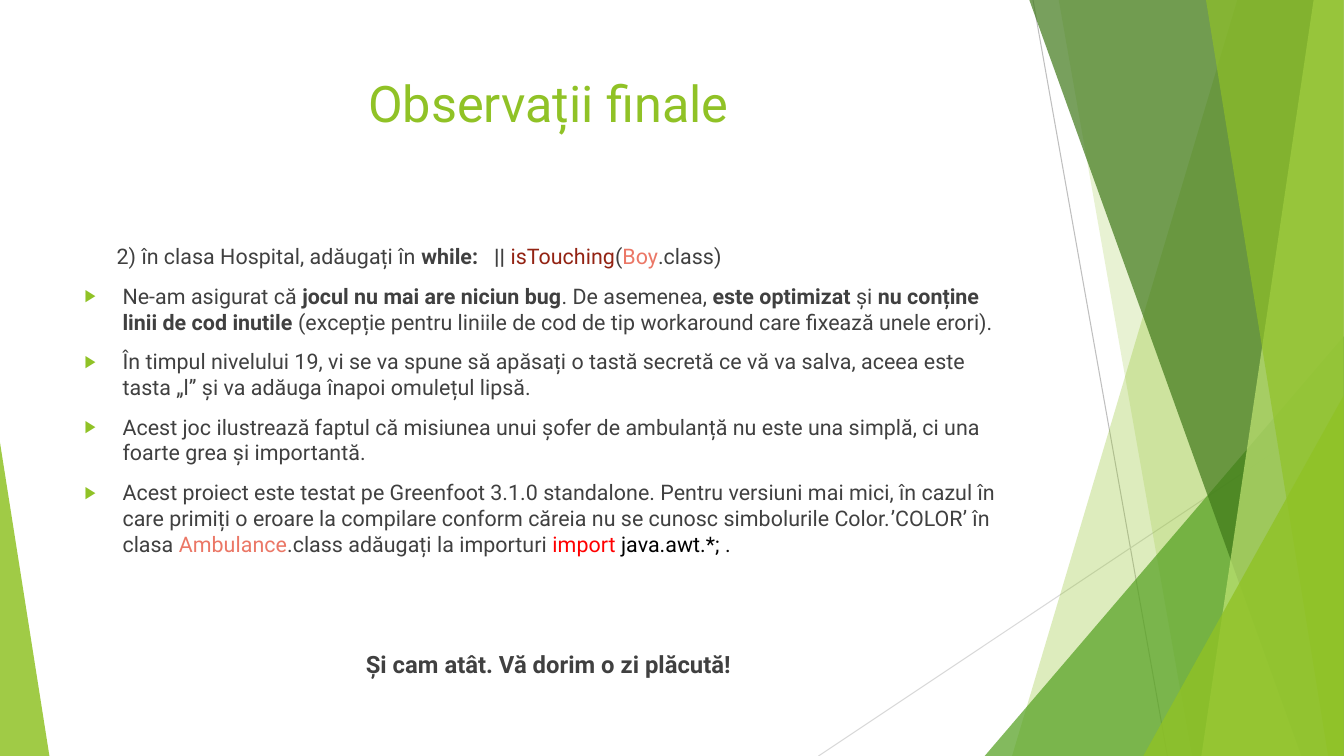
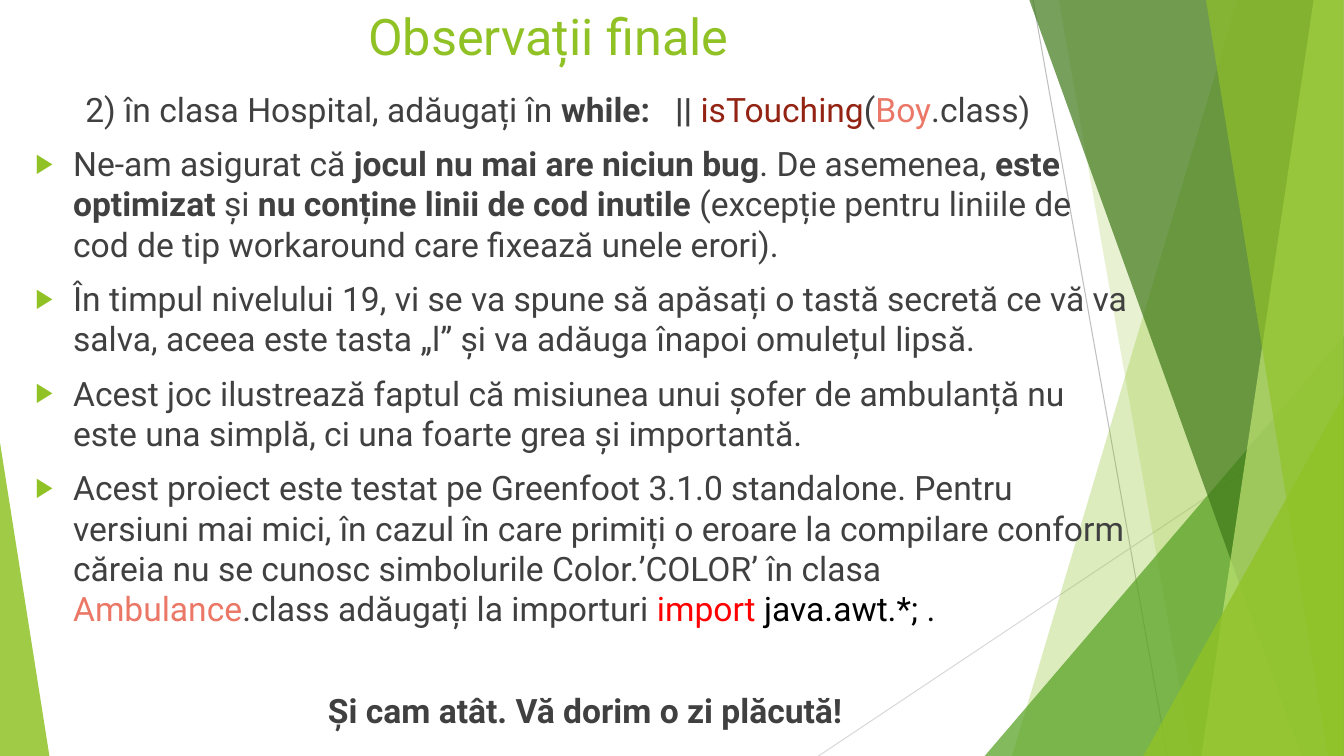
Before and after one commit to minealex2244/Fasty, a slide deck: slide 8 of Fasty.pptx. Drawn at 1344x756 pixels with LibreOffice and Linux fonts; fonts in the diff are those of the drawing. Boxes give left, top, right and bottom in pixels: in the first picture for what was removed or moved away, otherwise in the second. Text is boxed around its words. In the diff, an @@ line names an element or a change of style, - is before the commit and + after.

```diff
--- a/Fasty.pptx
+++ b/Fasty.pptx
@@ title "Observații finale": place and size @@
-title "Observații finale" at <box>368,83,728,134</box>
+title "Observații finale" at <box>368,16,728,67</box>
@@ text "2) în clasa Hospital, adăugați ...": place and size @@
-text "2) în clasa Hospital, adăugați ..." at <box>117,247,995,679</box>
+text "2) în clasa Hospital, adăugați ..." at <box>73,95,1127,731</box>
@@ text "2) în clasa Hospital, adăugați ..." at <box>73,95,1127,731</box>: size 15.3 to 24 pt; size 17 to 24 pt in "Și cam atât. Vă dorim o zi ..." @@
```
Also in this commit, not shown: 7 other slides changed.
